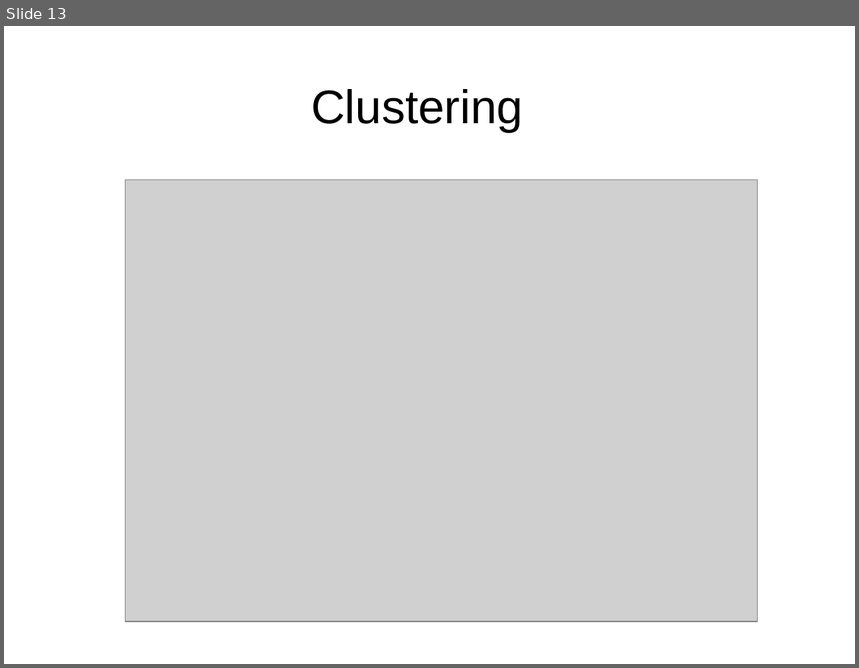
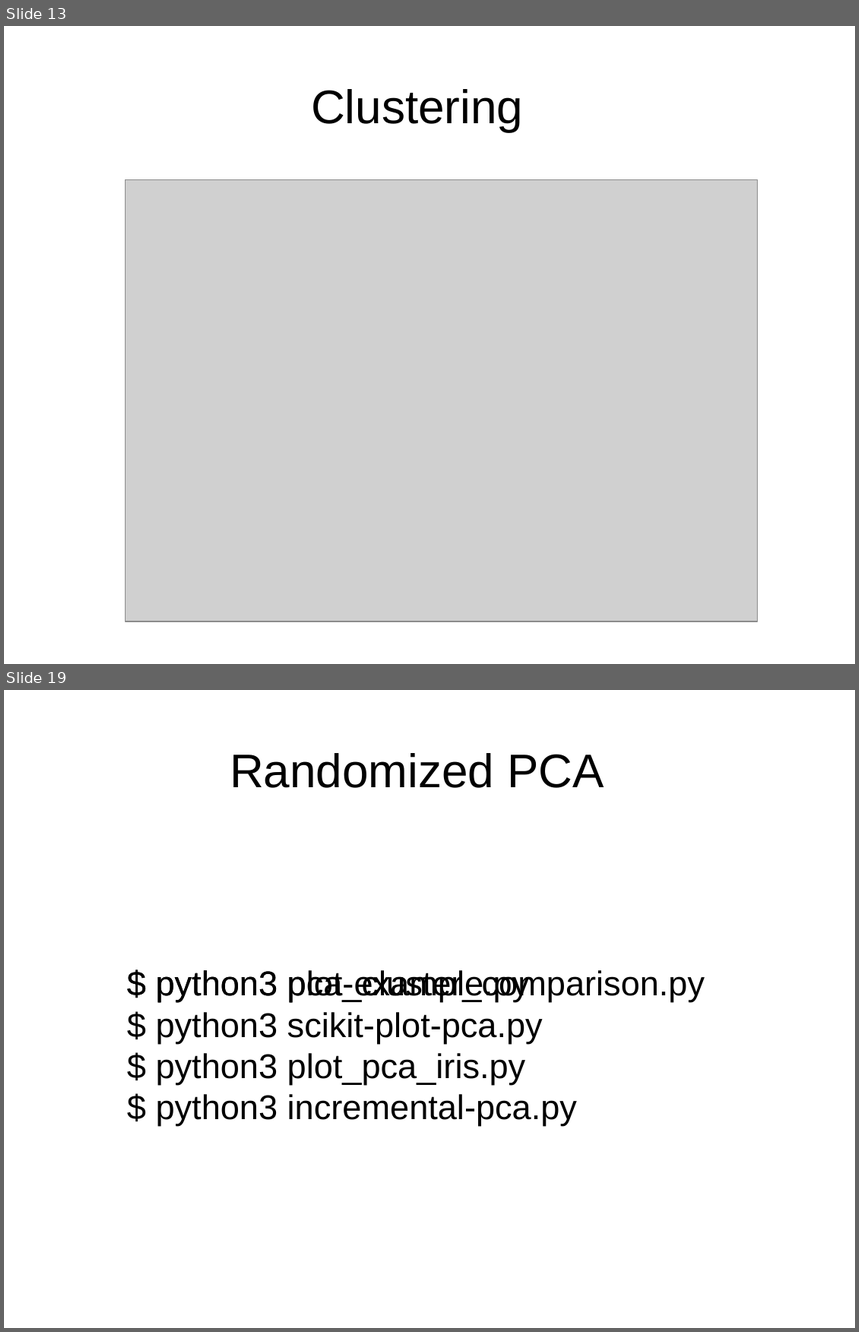
Before and after one commit to davidam/python-examples, a slide deck: presentations/scikit.odp. Shown one above the other, each under a label of ours: slide 13 before the commit, slides 13 and 19 after it; the slides between them are not shown. The pictures are 859x668 and 859x1332 pixels, drawn with LibreOffice and Linux fonts; fonts in the diff are those of the drawing; grey boxes stand for pictures. Boxes give left, top, right and bottom in pixels: in the first picture for what was removed or moved away, otherwise in the second. Text is boxed around its words. In the diff, an @@ line names an element or a change of style, - is before the commit and + after.

Commit message:
scikit.odp: more slides

```diff
--- a/presentations/scikit.odp
+++ b/presentations/scikit.odp
@@ slide 19 added at (4, 690, 855, 1328), background #FFFFFF @@
@@ title added at (230, 753, 605, 788), 44 pt, text #000000 @@
+Randomized PCA
@@ text added at (156, 970, 577, 1126), 32 pt, text #000000 @@
+$ python3 pca-example.py
+$ python3 scikit-plot-pca.py
+$ python3 plot_pca_iris.py
+$ python3 incremental-pca.py
@@ text added at (156, 970, 705, 1002), 32 pt, text #000000 @@
+$ python3 plot_cluster_comparison.py
```
Also in this commit, not shown: 8 other slides added.
